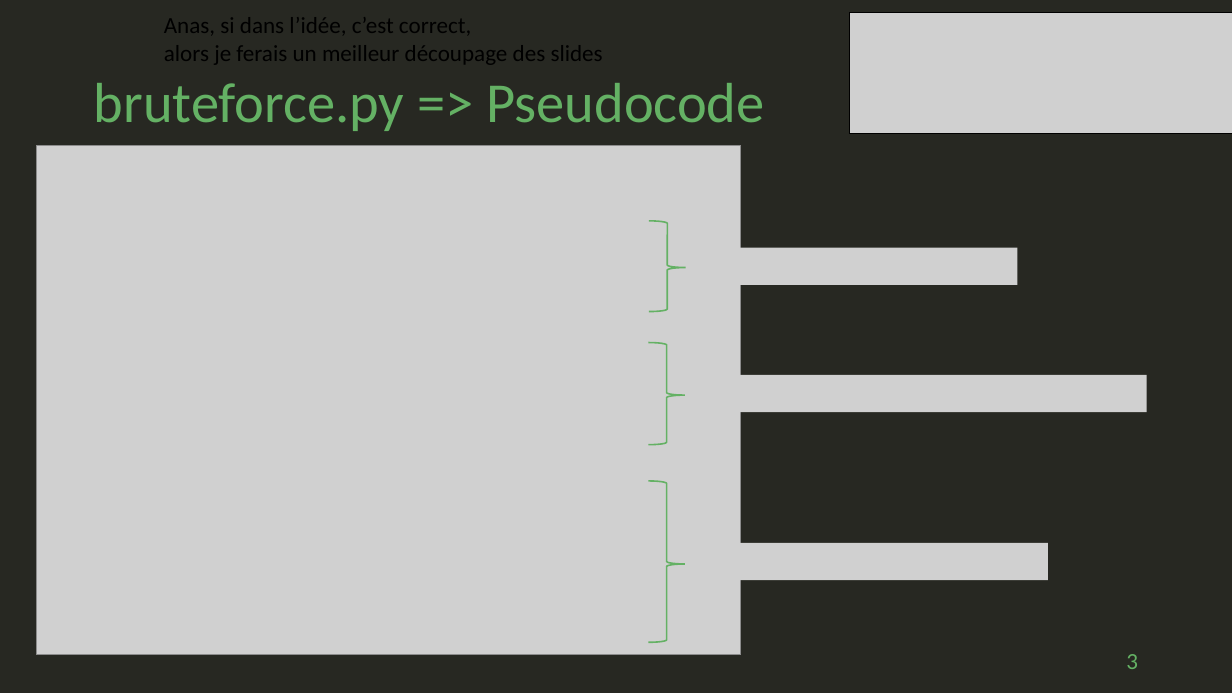
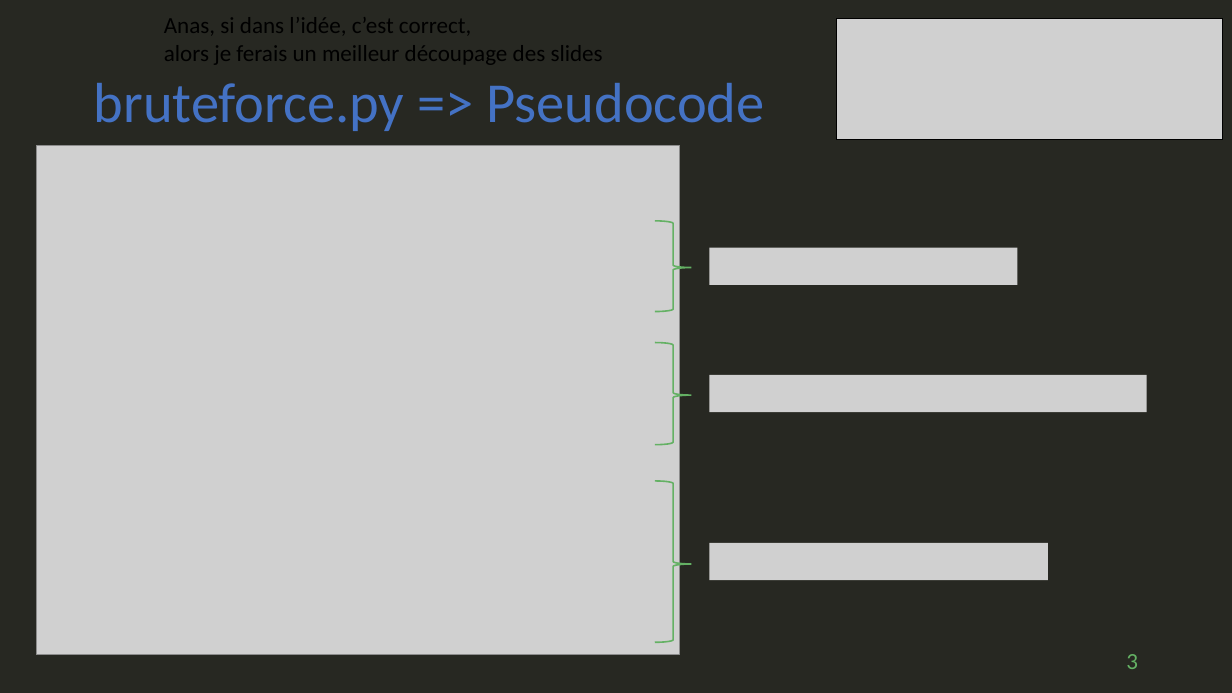
Before and after one commit to geoffrey-ll/OC_P07_Algorithmique, a slide deck: slide 3 of p07_slide.pptx. Drawn at 1232x693 pixels with LibreOffice and Linux fonts; fonts in the diff are those of the drawing; grey boxes stand for pictures. Boxes give left, top, right and bottom in pixels: in the first picture for what was removed or moved away, otherwise in the second. Text is boxed around its words. In the diff, an @@ line names an element or a change of style, - is before the commit and + after.

Commit message:
slide :     - PseudoCode de optimized.py avec complexité temporelle.

```diff
--- a/p07_slide.pptx
+++ b/p07_slide.pptx
@@ picture: place and size @@
-picture at box(849, 12, 1232, 133)
+picture at box(837, 18, 1224, 140)
@@ title "bruteforce.py => Pseudocode" at box(94, 83, 764, 131): text colour #64B164 to #4472C4 @@
@@ picture: place and size @@
-picture at box(36, 145, 741, 654)
+picture at box(36, 145, 679, 654)
@@ 3 right braces: place and size @@
-3 right braces at box(649, 221, 686, 642)
+3 right braces at box(655, 221, 692, 642)
```
Also in this commit, not shown: 8 other slides changed, 2 slides added.
